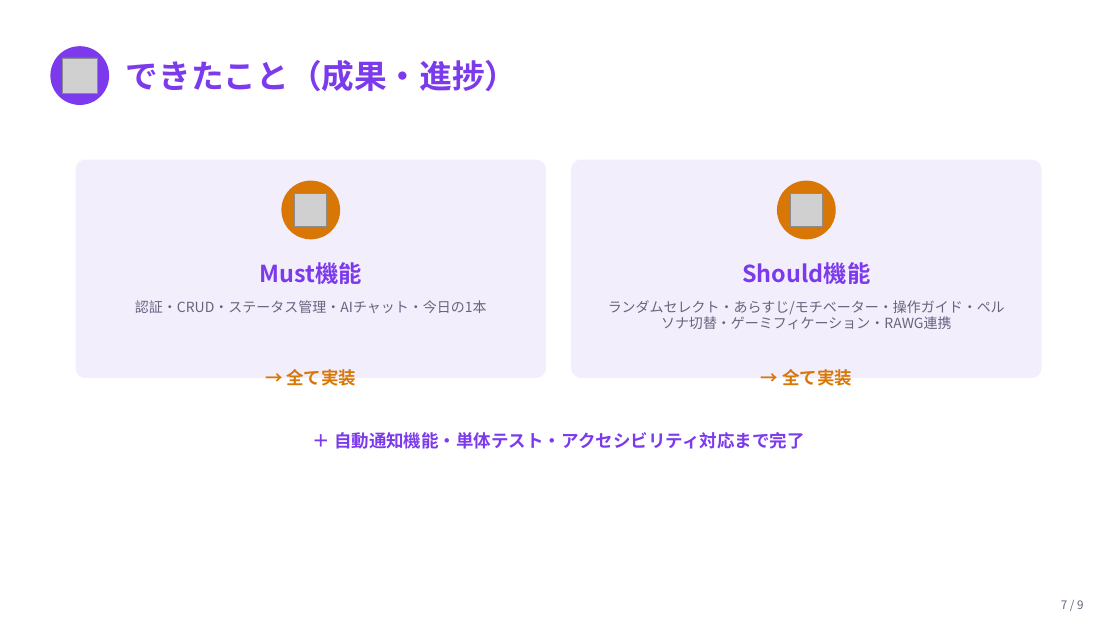
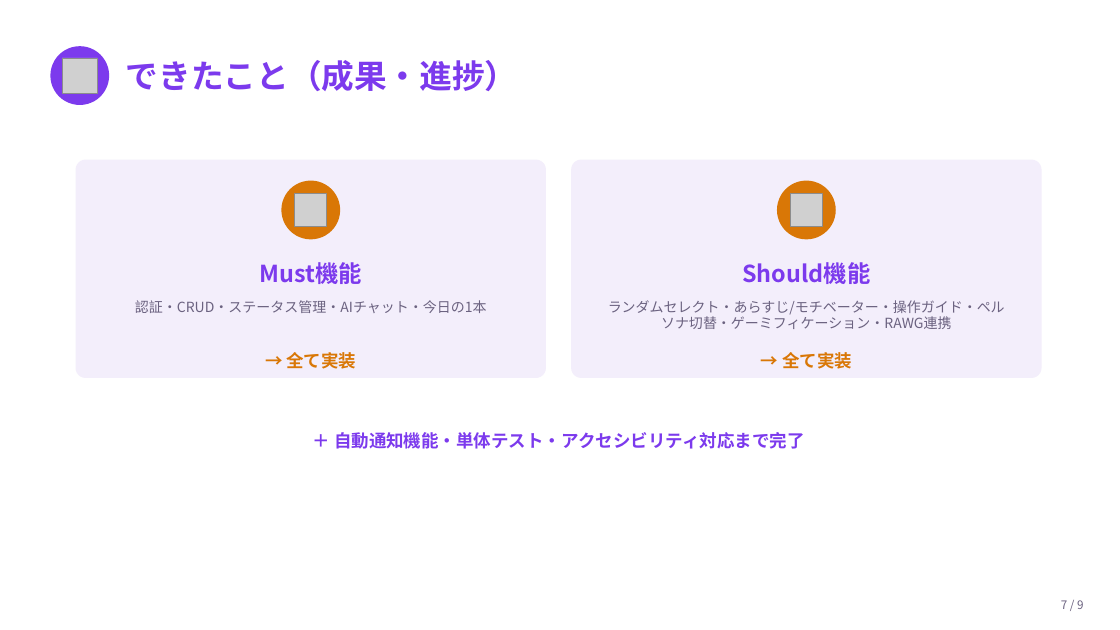
Before and after one commit to 250028/Tsumige_Concierge, a slide deck: slide 7 of docs/積みゲー・コンシェルジュ_プレゼン資料.pptx. Drawn at 1120x630 pixels with LibreOffice and Linux fonts; fonts in the diff are those of the drawing; grey boxes stand for pictures. Boxes give left, top, right and bottom in pixels: in the first picture for what was removed or moved away, otherwise in the second. Text is boxed around its words. In the diff, an @@ line names an element or a change of style, - is before the commit and + after.

```diff
--- a/docs/積みゲー・コンシェルジュ_プレゼン資料.pptx
+++ b/docs/積みゲー・コンシェルジュ_プレゼン資料.pptx
@@ text "→ 全て実装" moved from (x1=286, y1=369, x2=356, y2=386) to (x1=286, y1=352, x2=356, y2=369) @@
@@ text "→ 全て実装" moved from (x1=782, y1=369, x2=852, y2=386) to (x1=782, y1=352, x2=852, y2=369) @@
```
Also in this commit, not shown: 2 other slides changed, 1 other file.
